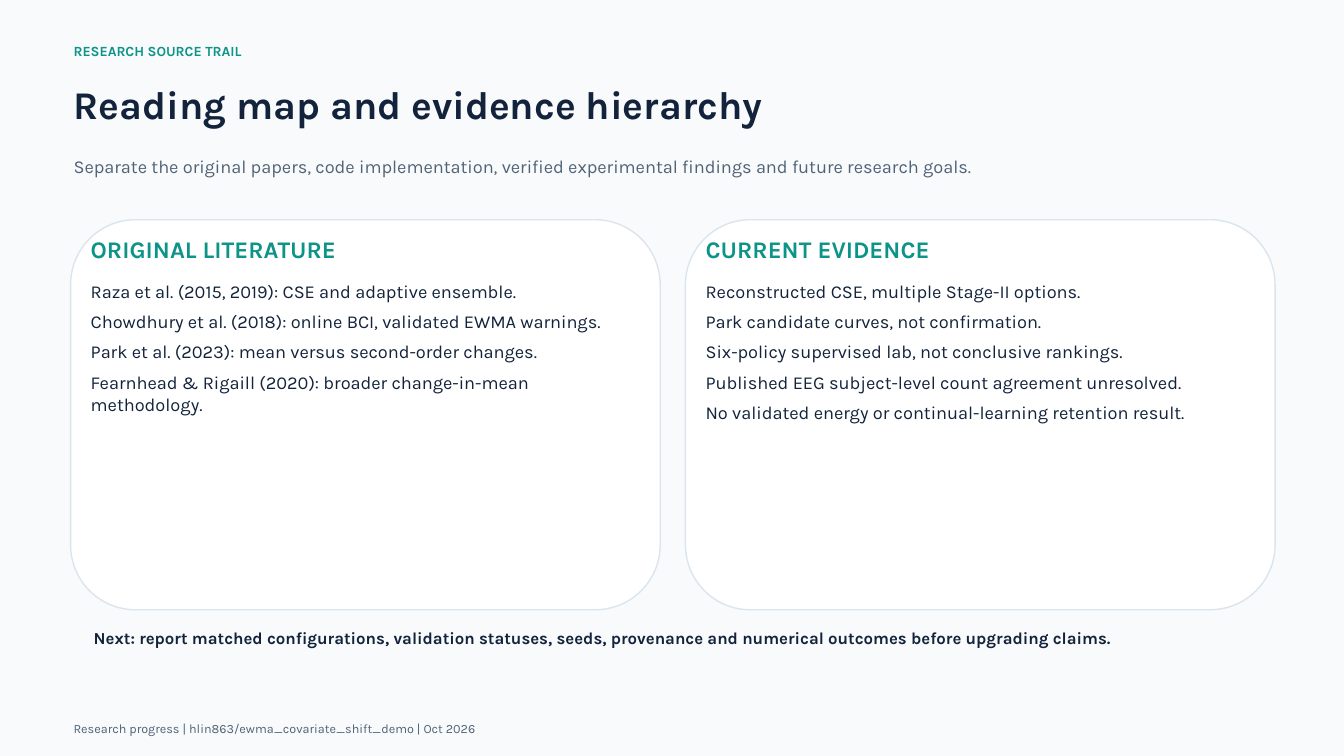
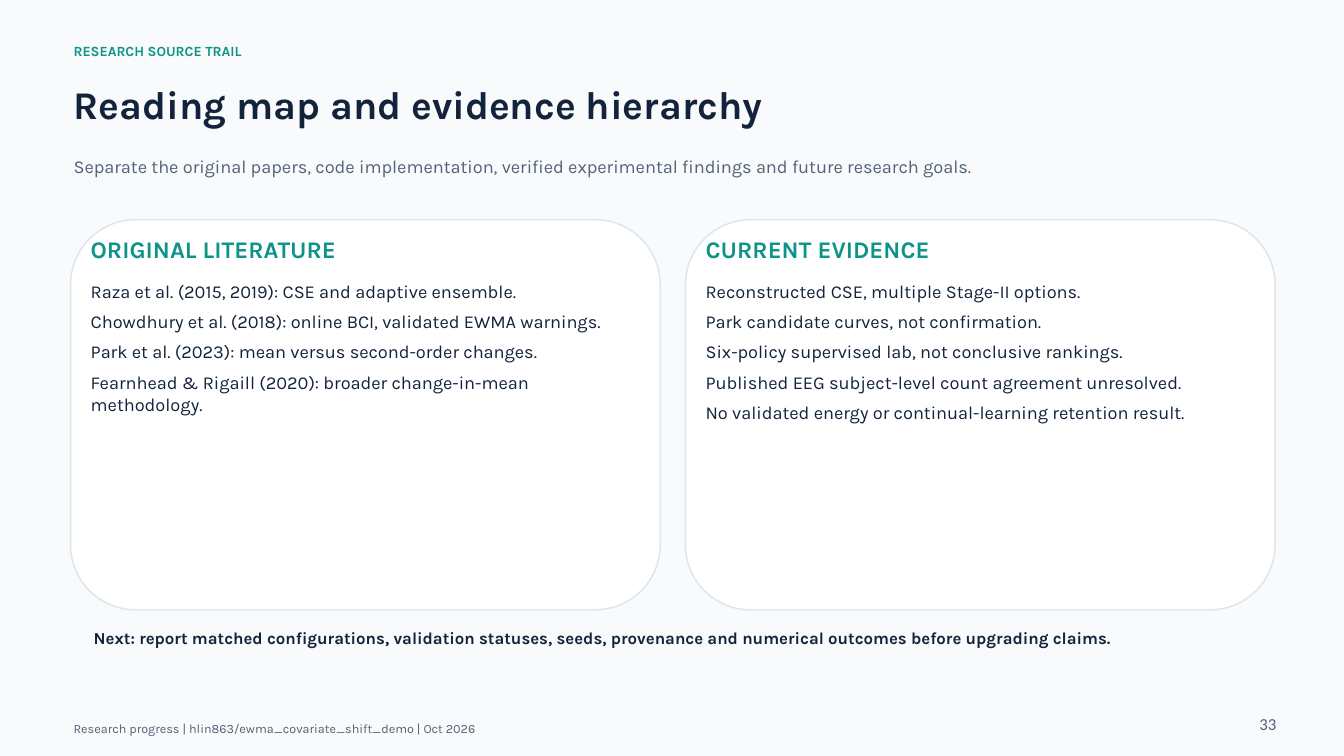
Before and after one commit to hlin863/ewma_covariate_shift_demo, a slide deck: slide 33 of presentations/EWMA_Covariate_Shift_Progress_Review_Haocheng_Lin.pptx (slide 31 before the commit). Drawn at 1344x756 pixels with LibreOffice and Linux fonts; fonts in the diff are those of the drawing. Boxes give left, top, right and bottom in pixels: in the first picture for what was removed or moved away, otherwise in the second. Text is boxed around its words. In the diff, an @@ line names an element or a change of style, - is before the commit and + after.

```diff
--- a/presentations/EWMA_Covariate_Shift_Progress_Review_Haocheng_Lin.pptx
+++ b/presentations/EWMA_Covariate_Shift_Progress_Review_Haocheng_Lin.pptx
@@ text added at (x1=1259, y1=719, x2=1276, y2=730), 12 pt, text #516377 @@
+33
```
Also in this commit, not shown: 27 other slides changed, 5 slides added, 2 slides removed.
